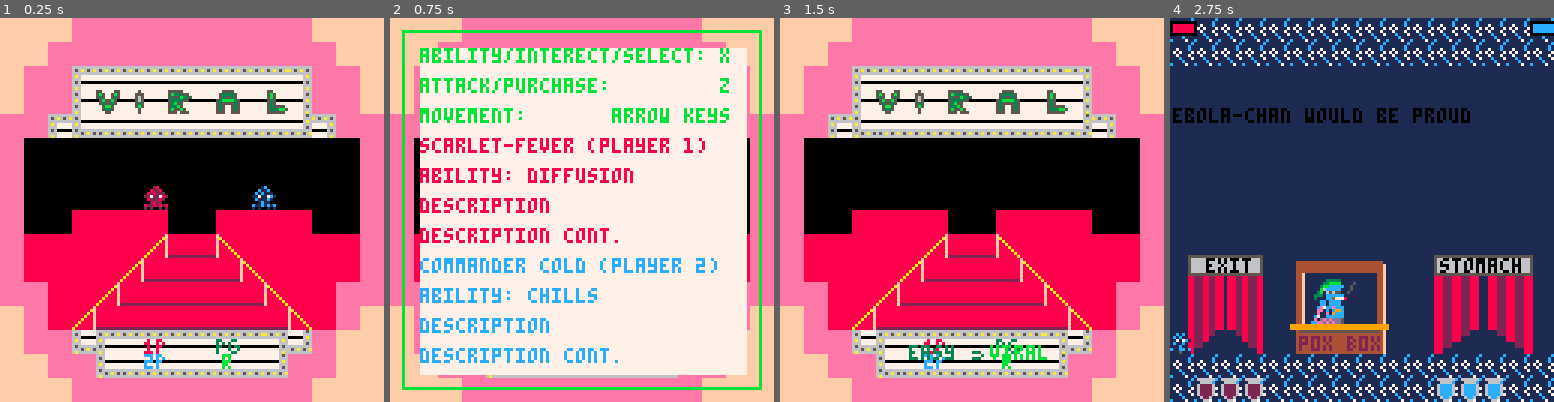
Above: before the commit, frames 1-4 (left to right).
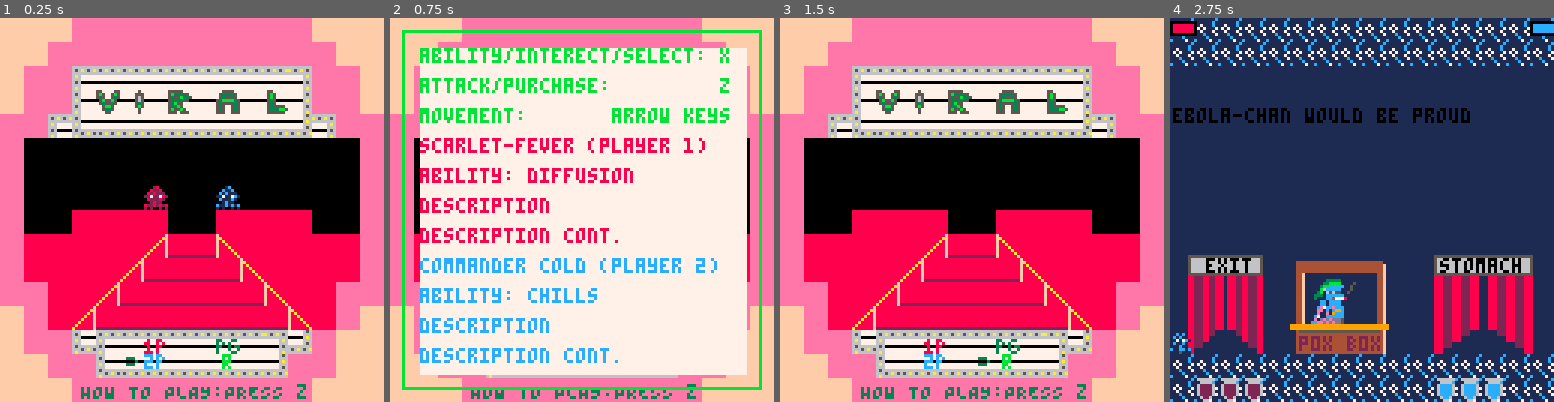
Above: after the commit, the same moments.

Repository: Von-dy/Game_Design_Final_Project
Game: PICO-8 cartridge viral.p8
The game is run twice, just before and just after one commit, with the same random seed, the same clock (stepped at 60 frames per second) and the same inputs.
Inputs:
- Up to frame 1 (0.25 s): no input
- Up to frame 2 (0.75 s): tap O (Z key) at 0.33, 0.7 s
- Up to frame 3 (1.5 s): tap X (X key) at 1.07 s; tap O (Z key) at 1.43 s
- Up to frame 4 (2.75 s): hold Left 1.97-2.37 s; tap X (X key) at 2.07, 2.4, 2.73 s; tap O (Z key) at 2.22 s; hold Down from 2.42 s (still down)

The runs differ from the first frame. In frame 1, 1.3% of the frame differs, in the area x 21-80%, y 43-100%; in frame 2, 0.5%; in frame 3, 1.3%, in the area x 21-80%, y 85-100%; in frame 4, nothing differs.

Commit message:
menu changes

Diff:
--- a/viral.p8
+++ b/viral.p8
@@ -642,9 +642,9 @@
 function update_menu()
  --main
  if game.menu==0 or game.menu==2 then
-  if btn(1) then
+  if btn(3) then
    game.menuchoice=0
-  elseif btn(0) then
+ elseif btn(2) then
    game.menuchoice=1
   end
  end
@@ -1462,23 +1462,25 @@
 -- render functions
 -----------------------
 --menu
-function draw_menu()
- local selx
- --main
- if game.frame_counter%20==0 then menu_color+=1 end
- if menu_color%2==0 then pal(5, 10) pal(10,5) end
-
- if game.menu==0 then
-  spr(6, 48, 56)
-  if game.menuchoice>0 then selx=36 spr(35, 84, 56)  else selx=67 spr(38, 84, 56) end
- --difficulty
- elseif game.menu==2 then
-  print("easy",43,109,3)
-  print("viral",70,109,11)
-  if game.menuchoice>0 then selx=35 else selx=62 end
-  spr(41,selx,108)
- end
-end
+  function draw_menu()
+   local sely=0
+   local selx=0
+   --main
+   if game.frame_counter%20==0 then menu_color+=1 end
+   if menu_color%2==0 then pal(5, 10) pal(10,5) end
+
+   if game.menu==0 then
+    selx=40
+    spr(6, 48, 56)
+    if game.menuchoice>0 then sely=106 spr(35, 72, 56)  else sely=110 spr(38, 72, 56) end
+   --difficulty
+   elseif game.menu==2 then
+    selx=64
+    if game.menuchoice>0 then sely=106 else sely=110 end
+   end
+   spr(41, selx, sely)
+   print("HOW TO PLAY:PRESS z", 27, 122, 3)
+  end
 
 function draw_instructions()
  if instructions == true and game.menu==0 then
